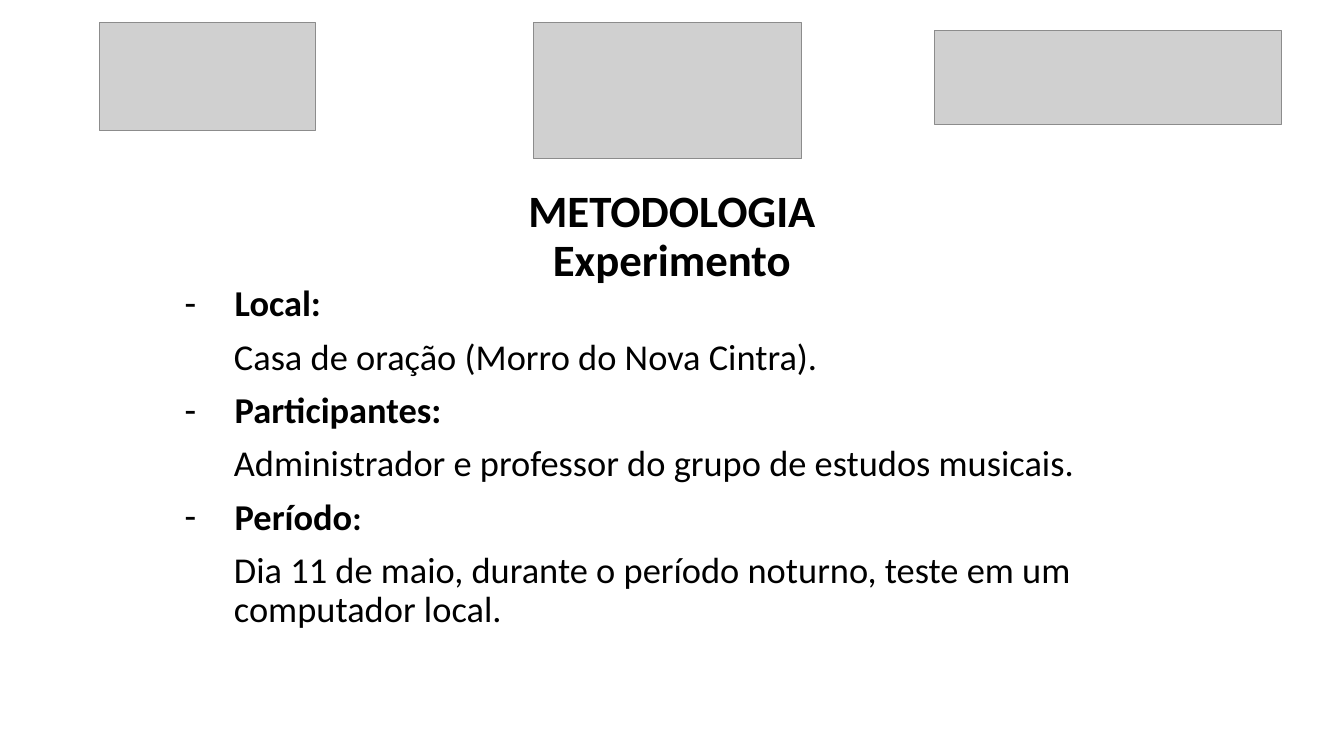
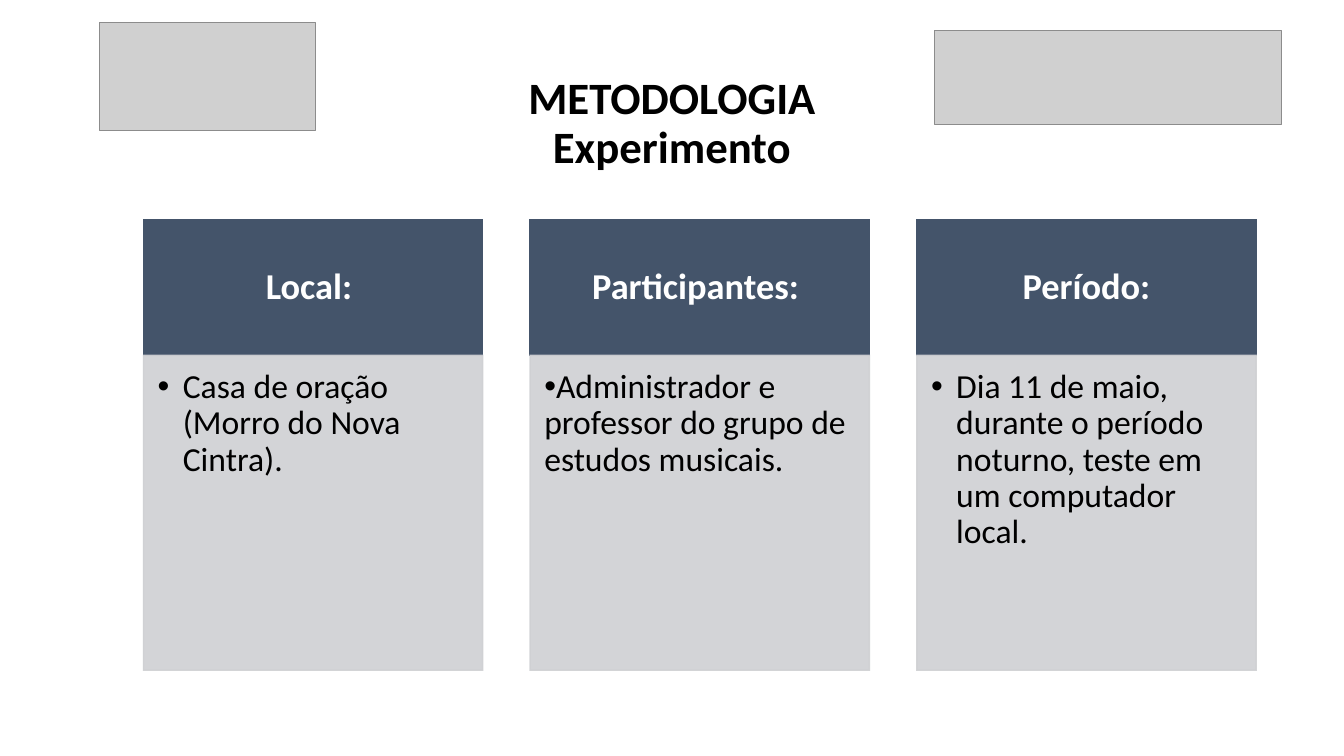
Before and after one commit to luanmenezesx/TCC-CCB, a slide deck: slide 8 of Modelo slides apresentação TCC.pptx. Drawn at 1344x756 pixels with LibreOffice and Linux fonts; fonts in the diff are those of the drawing; grey boxes stand for pictures. Boxes give left, top, right and bottom in pixels: in the first picture for what was removed or moved away, otherwise in the second. Text is boxed around its words. In the diff, an @@ line names an element or a change of style, - is before the commit and + after.

```diff
--- a/Modelo slides apresentação TCC.pptx
+++ b/Modelo slides apresentação TCC.pptx
@@ picture removed at (x1=533, y1=23, x2=802, y2=159) @@
@@ text "METODOLOGIA Experimento" moved from (x1=528, y1=197, x2=815, y2=283) to (x1=528, y1=84, x2=815, y2=170) @@
@@ subtitle removed at (x1=234, y1=290, x2=1074, y2=628) @@
-– Local:
-Casa de oração (Morro do Nova Cintra).
-– Participantes:
-Administrador e professor do grupo de estudos musicais.
-– Período:
-Dia 11 de maio, durante o período noturno, teste em um computador local.
@@ group added at (x1=143, y1=220, x2=1257, y2=670): 6 rectangles, 6 texts @@
+Local:
+  • Casa de oração (Morro do Nova Cintra).
+Participantes:
+  • Administrador e professor do grupo de estudos musicais.
+Período:
+  • Dia 11 de maio, durante o período noturno, teste em um computador local.
```
Also in this commit, not shown: 9 other slides changed, 7 slides added, 3 slides removed, 13 other files.
